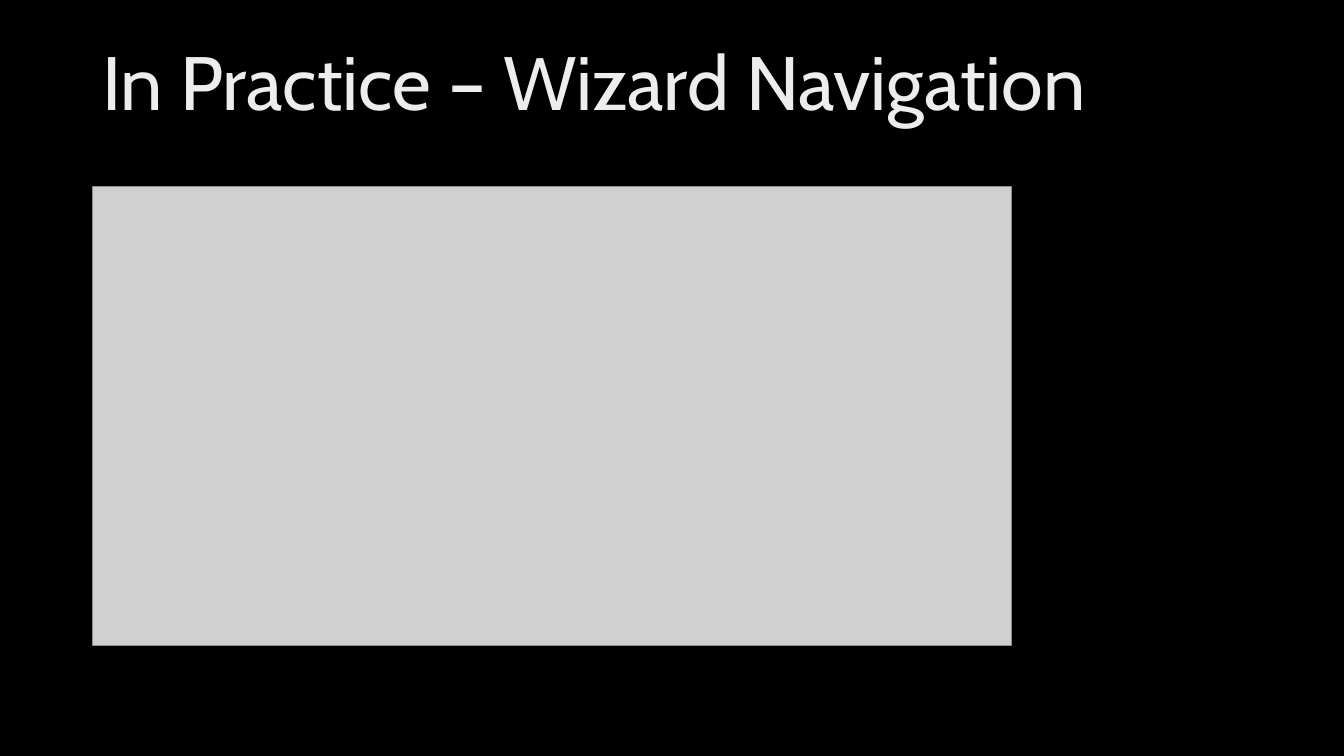
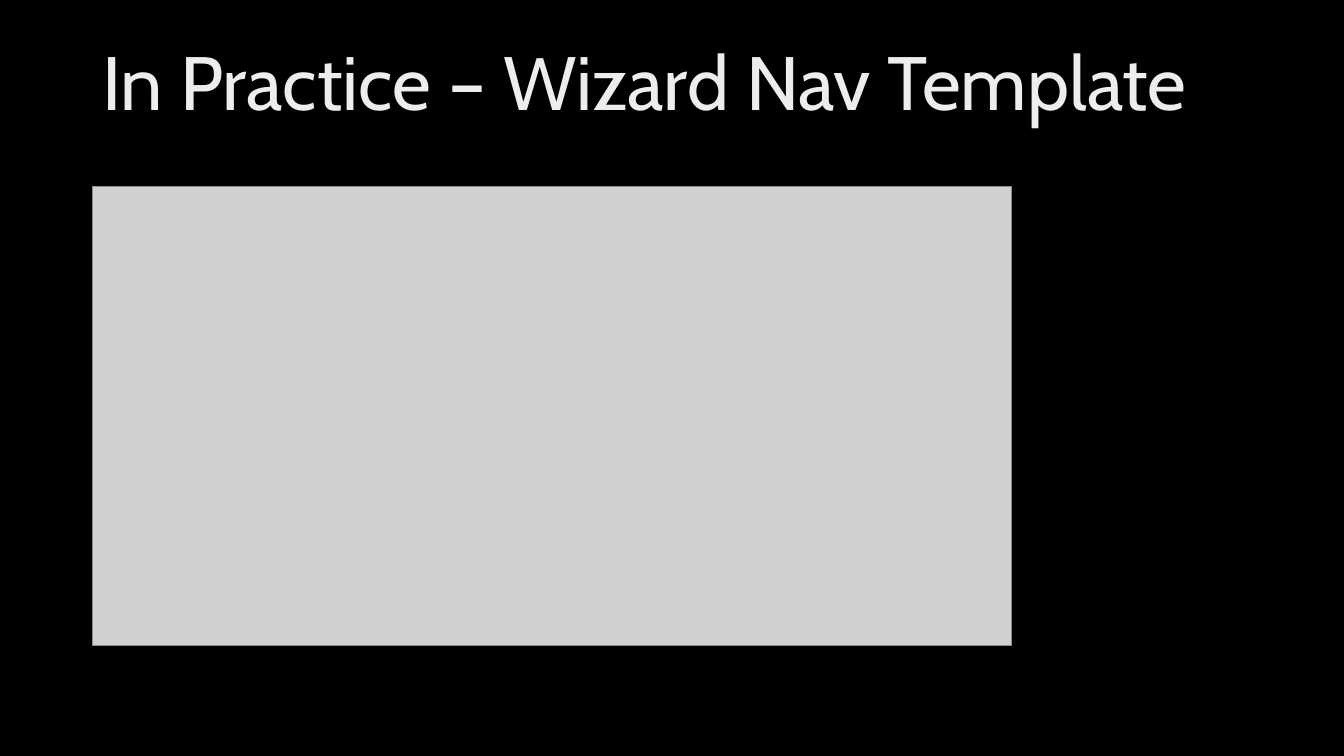
Before and after one commit to ryanlangton/angularjs-mvc, a slide deck: slide 36 of AngularJSdotNet.pptx (slide 34 before the commit). Drawn at 1344x756 pixels with LibreOffice and Linux fonts; fonts in the diff are those of the drawing; grey boxes stand for pictures; background and template pictures are left out. Boxes give left, top, right and bottom in pixels: in the first picture for what was removed or moved away, otherwise in the second. Text is boxed around its words. In the diff, an @@ line names an element or a change of style, - is before the commit and + after.

```diff
--- a/AngularJSdotNet.pptx
+++ b/AngularJSdotNet.pptx
@@ text at (x1=102, y1=53, x2=1187, y2=127): text changed @@
-In Practice – Wizard Navigation
+In Practice – Wizard Nav Template
```
Also in this commit, not shown: 7 other slides changed, 5 slides added, 1 slide removed, 28 other files.
